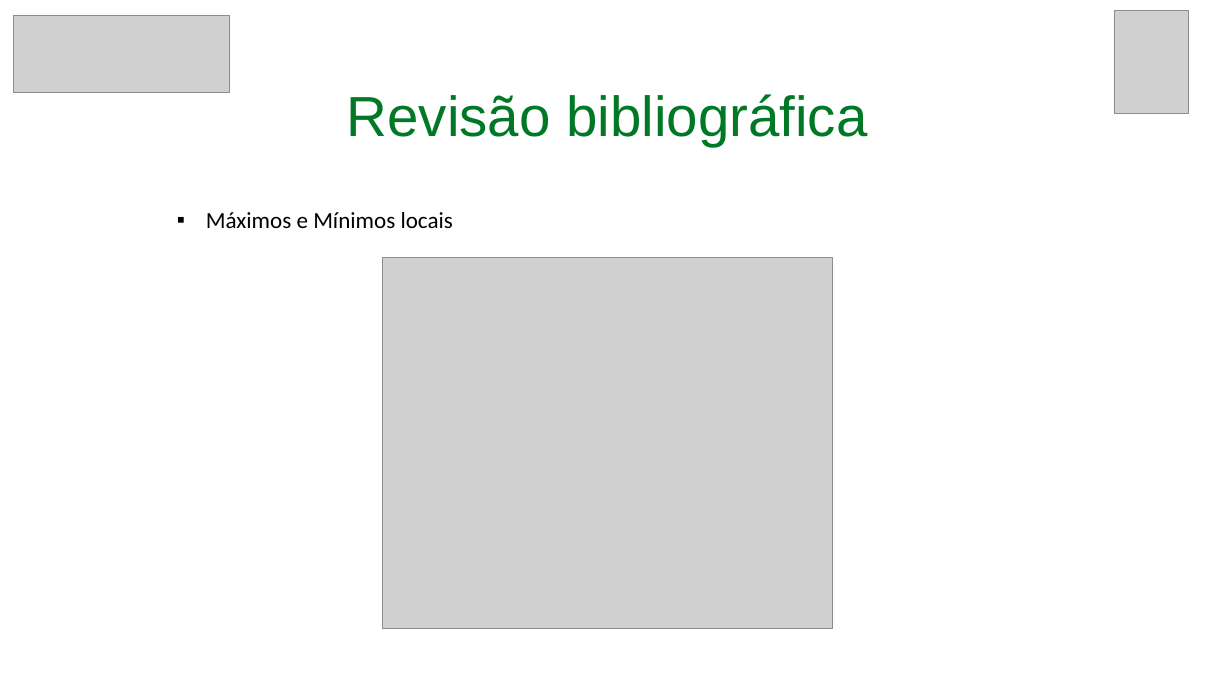
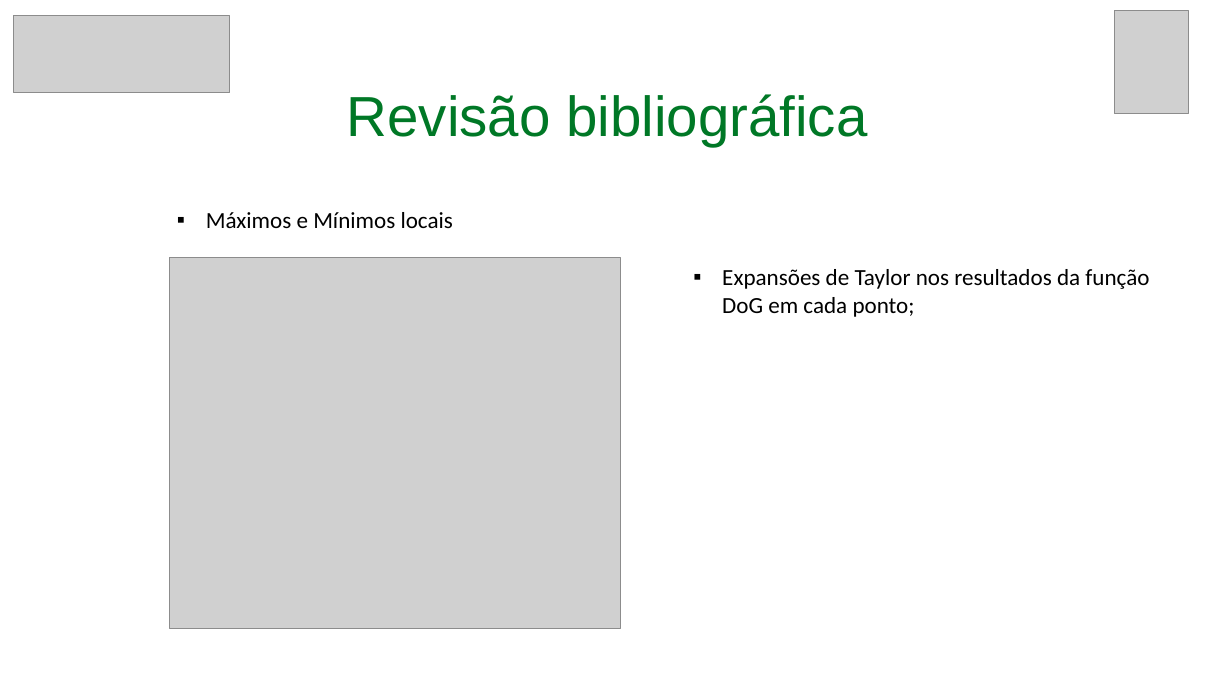
Before and after one commit to RoDiLki/TCC, a slide deck: slide 10 of Defesa TCC1.pptx. Drawn at 1232x693 pixels with LibreOffice and Linux fonts; fonts in the diff are those of the drawing; grey boxes stand for pictures. Boxes give left, top, right and bottom in pixels: in the first picture for what was removed or moved away, otherwise in the second. Text is boxed around its words. In the diff, an @@ line names an element or a change of style, - is before the commit and + after.

```diff
--- a/Defesa TCC1.pptx
+++ b/Defesa TCC1.pptx
@@ picture: place and size @@
-picture at [383,258,834,628]
+picture at [170,258,621,628]
@@ text added at [722,269,1149,317], 18 pt, text #000000 @@
+▪ Expansões de Taylor nos resultados da função DoG em cada ponto;
```
Also in this commit, not shown: 2 other slides changed, 2 slides added.
